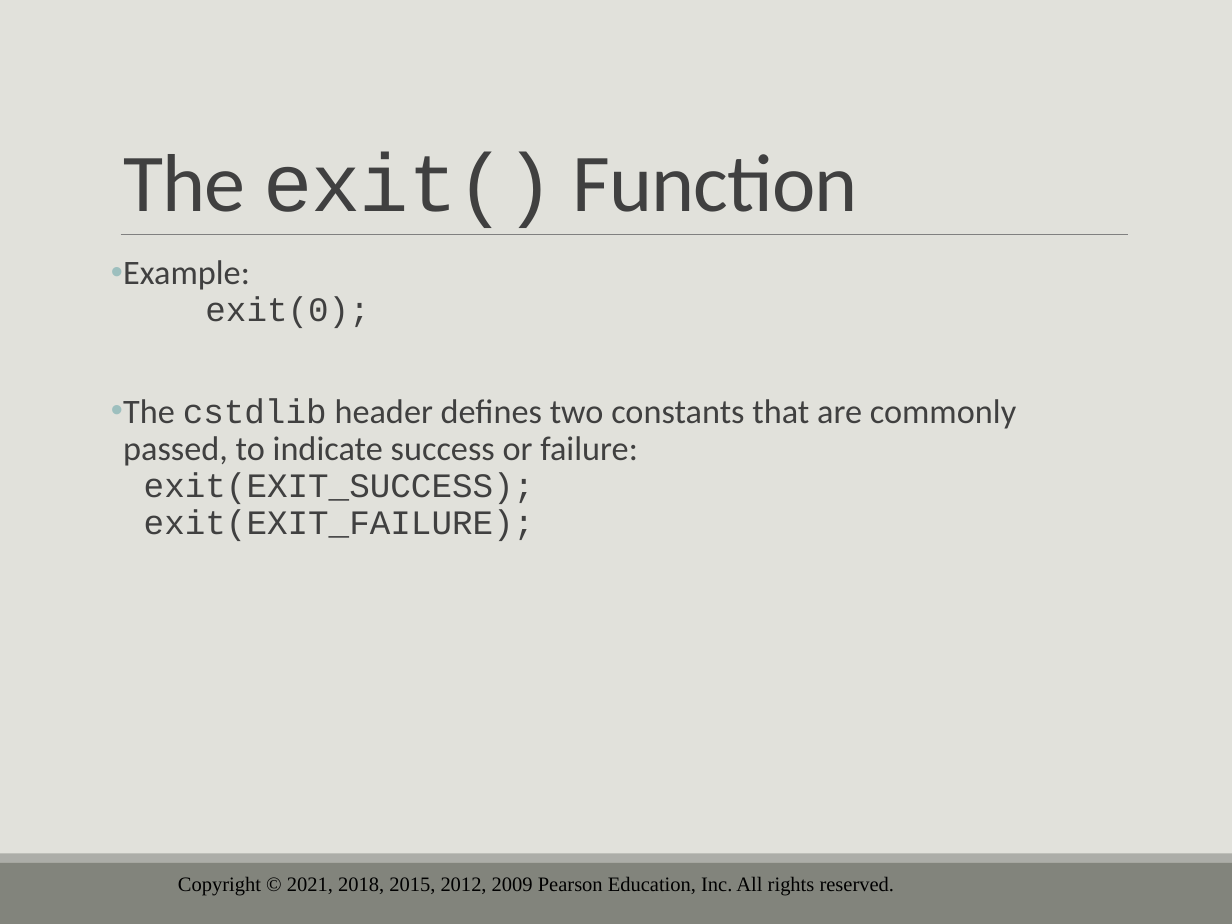
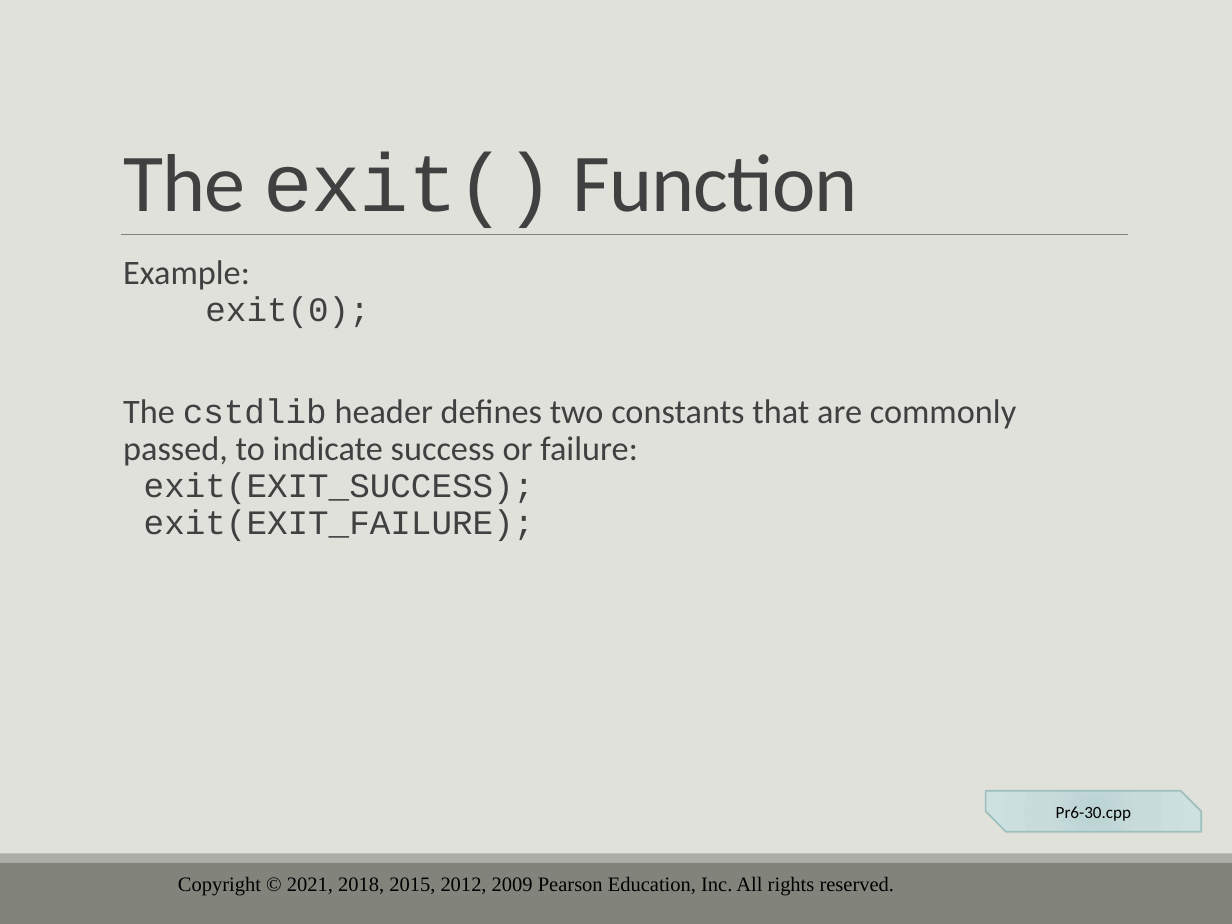
Before and after one commit to drolsonmi/eng1400, a slide deck: slide 62 of 1400_06_Functions.pptx (slide 64 before the commit). Drawn at 1232x924 pixels with LibreOffice and Linux fonts; fonts in the diff are those of the drawing; background and template pictures are left out. Boxes give left, top, right and bottom in pixels: in the first picture for what was removed or moved away, otherwise in the second. Text is boxed around its words. In the diff, an @@ line names an element or a change of style, - is before the commit and + after.

```diff
--- a/1400_06_Functions.pptx
+++ b/1400_06_Functions.pptx
@@ text "Example: exit(0);" at bbox=[123, 260, 1016, 541]: bullet • to   @@
@@ snip diag rect added at bbox=[986, 791, 1201, 832], fill gradient #BDD3D2 to #C9DCDC to #CEE2E1, outline #9DBFBE 1 pt, 10 pt, text #000000 @@
+Pr6-30.cpp
```
Also in this commit, not shown: 5 other slides changed, 2 slides removed, 2 other files.
